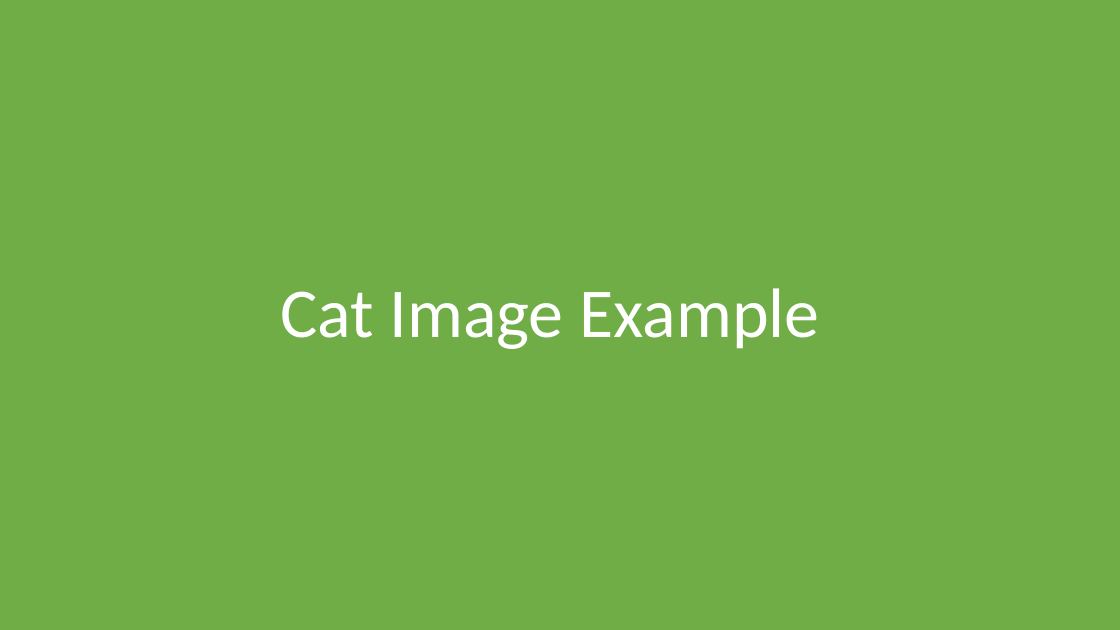
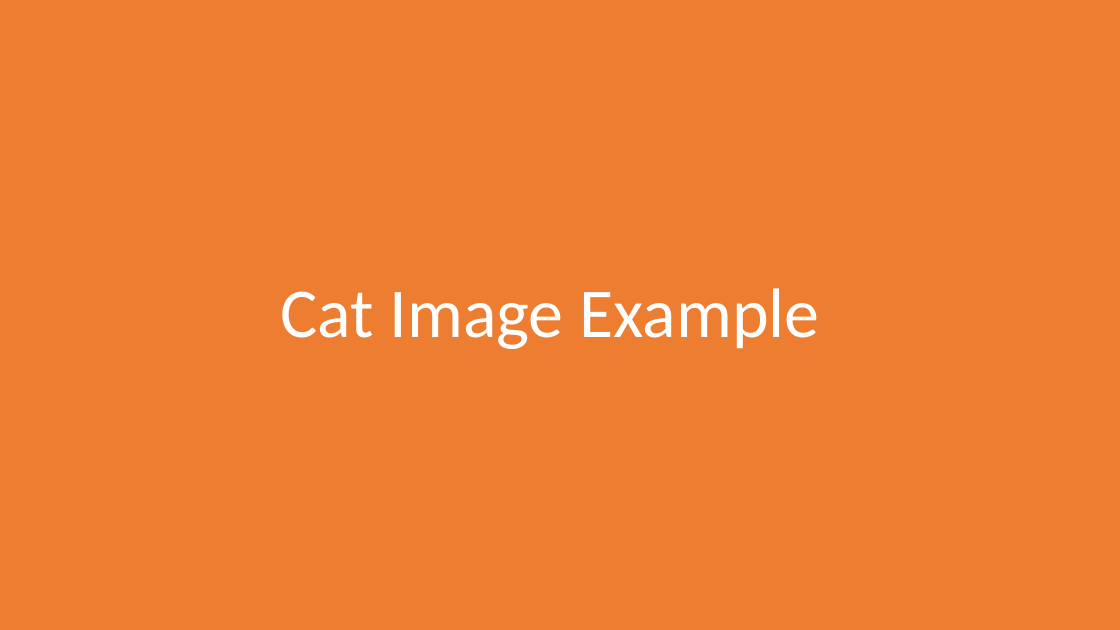
Before and after one commit to morkkis/PWD, a slide deck: slide 5 of presentations/chapter-4/Practical Web Dev.pptx. Drawn at 1120x630 pixels with LibreOffice and Linux fonts; fonts in the diff are those of the drawing. Boxes give left, top, right and bottom in pixels: in the first picture for what was removed or moved away, otherwise in the second. Text is boxed around its words. In the diff, an @@ line names an element or a change of style, - is before the commit and + after.

```diff
--- a/presentations/chapter-4/Practical Web Dev.pptx
+++ b/presentations/chapter-4/Practical Web Dev.pptx
@@ rectangle at (0,0,1120,630): fill #70AD47 to #ED7D31 @@
```
Also in this commit, not shown: 8 other files.
